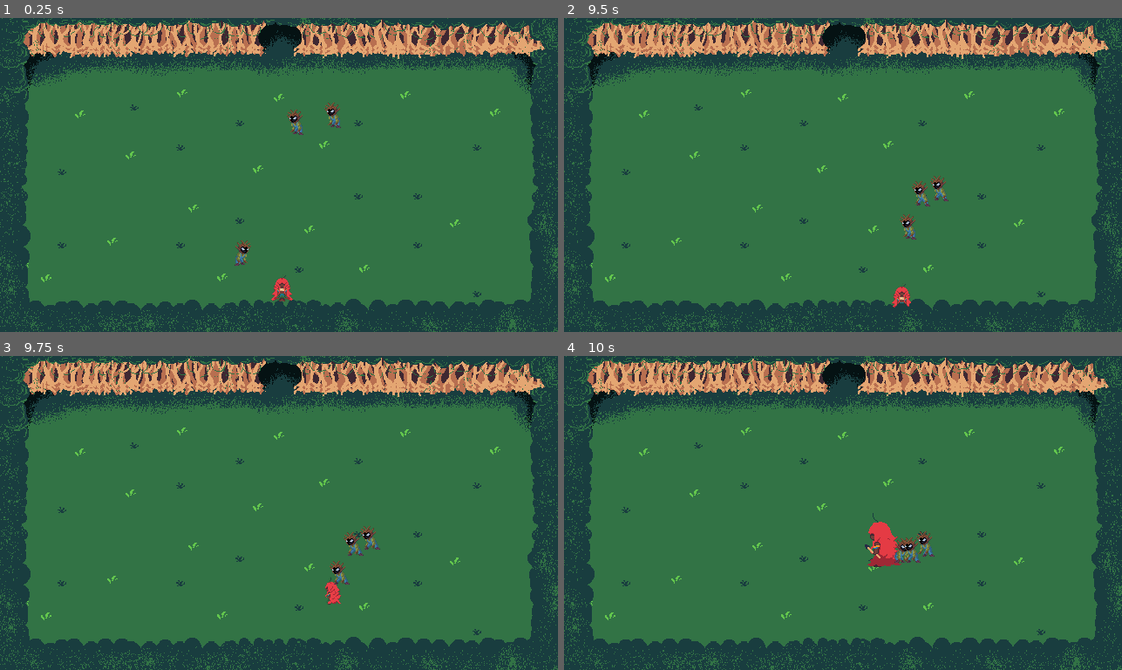
Above: before the commit, frames 1-4 (two rows, left to right).
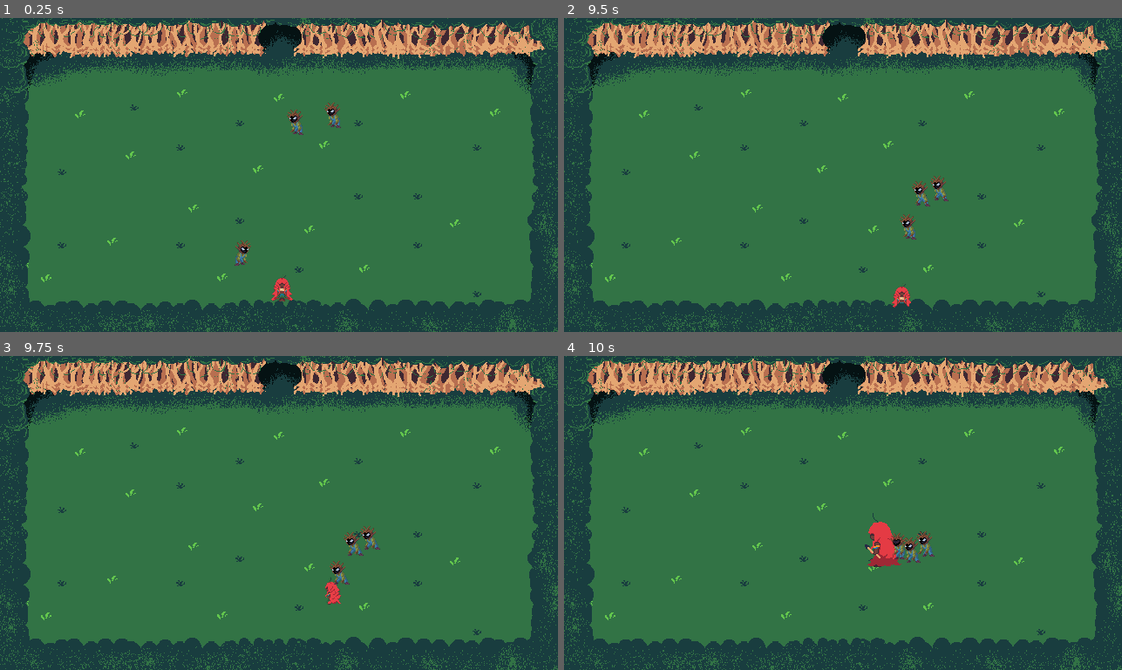
Above: after the commit, the same moments.

Repository: SamuelMTL/AmazonProject
Game: Godot game, scene res://scenes/Dungeons/dungeon.tscn
The game is run twice, just before and just after one commit, with the same random seed, the same clock (stepped at 60 frames per second) and the same inputs. This scene is started directly instead of the project's main scene. Sound files missing from this copy of the repository are replaced by a short silence.
Inputs (mouse positions are in pixels of both pictures, inside the frame that each line leads up to):
- Up to frame 1 (0.25 s): no input
- Up to frame 2 (9.5 s): move the mouse to (965, 159) at 0.52 s; hold Right (ui_right) 0.53-1.28 s; click (965, 159) at 0.6 s; move the mouse to (731, 190) at 1.27 s; hold Down (ui_down) 1.28-2.03 s; tap R (BoitataPower) at 1.35 s; click (731, 190) at 1.55 s; move the mouse to (898, 105) at 2.02 s; hold Right (ui_right) 2.03-2.78 s; tap Q (CurupiraPower) at 2.1 s; click (898, 105) at 2.3 s; move the mouse to (815, 237) at 2.77 s; hold Up (ui_up) 2.78-3.53 s; tap H (Habilidades) at 2.85 s; click (815, 237) at 3.05 s; move the mouse to (1010, 222) at 3.52 s; hold Left (ui_left) 3.53-5.03 s; tap E (IaraPower) at 3.6 s; click (1010, 222) at 3.8 s; move the mouse to (675, 127) at 4.27 s; click (675, 127) at 4.35 s; move the mouse to (870, 175) at 5.02 s; hold Down (ui_down) 5.03-5.78 s; tap Space (dash) at 5.1 s; click (870, 175) at 5.3 s; move the mouse to (759, 96) at 5.77 s; hold Right (ui_right) 5.78-6.53 s; tap 3 (equip_boleadeira) at 5.85 s; click (759, 96) at 6.05 s; move the mouse to (965, 159) at 6.52 s; hold Up (ui_up) 6.53-7.28 s; tap 2 (equip_lanca) at 6.6 s; click (965, 159) at 6.8 s; move the mouse to (731, 190) at 7.27 s; hold Right (ui_right) 7.28-8.03 s; tap 1 (equip_tacape) at 7.35 s; click (731, 190) at 7.55 s; move the mouse to (898, 105) at 8.02 s; hold Down (ui_down) 8.03-8.78 s; tap 4 (equip_zarabatana) at 8.1 s; click (898, 105) at 8.3 s; move the mouse to (815, 237) at 8.77 s; hold Left (ui_left) from 8.78 s (still down); click (815, 237) at 8.85 s
- Up to frame 3 (9.75 s): move the mouse to (446, 560) at 9.52 s; release Left (ui_left) at 9.53 s; hold Up (ui_up) from 9.53 s (still down); tap R (BoitataPower) at 9.6 s
- Up to frame 4 (10 s): keep holding Up (ui_up); click (1010, 560) at 9.8 s

Frames 1-3 are identical in both runs. In frame 4, 0.2% of the frame differs, in the area x 58-62%, y 56-66%.

Commit message:
animacao de morte adicionada

Diff:
--- a/amazonproject/inimigoteste.gd
+++ b/amazonproject/inimigoteste.gd
@@ -17,6 +17,11 @@
 
 var player_in_range: Node2D = null
 var attack_delay := 0.2
+
+var is_taking_damage: bool = false
+var last_direction := "right"  # usado para idle e damage
+
+var is_dying: bool = false
 
 signal died(room_id)
 
@@ -47,6 +52,12 @@
 						"morrendo": {
 							"right": "EspantalhoMorrendoDireita",
 							"left": "EspantalhoMorrendoEsquerda"
+						},
+						"damage": {
+							"down": "EspantalhoSofrendoDireita",
+							"up": "EspantalhoSofrendoDireita",
+							"left": "EspantalhoSofrendoEsquerda",
+							"right": "EspantalhoSofrendoDireita"
 						}
 
 					},
@@ -59,6 +70,9 @@
 	print("Enemy ready: ", self)
 
 func _physics_process(delta: float) -> void:
+	if is_dying:
+		return
+
 	if knockback_time > 0:
 		position += knockback_velocity * delta
 		knockback_time -= delta
@@ -83,14 +97,37 @@
 	knockback_time = 0.05
 
 func take_damage(amount: int):
+	if is_dying:
+		return
+	if is_taking_damage:
+		return  # evita tocar dano duas vezes ao mesmo tempo
+
+	is_taking_damage = true
 	current_health -= amount
+
+	# Determina direção atual para tocar a animação de dano
+	var anim = inimigos["espantalho"]["animacoes"]["damage"][last_direction]
+	sprites.play(anim)
+
 	print("enemy hit")
+
+	# Aguarda fim da animação de dano
+	await sprites.animation_finished
+
+	is_taking_damage = false
+
+	# Se morreu durante o hit, não volta pra idle
 	if current_health <= 0:
 		die()
+		return
+
+	# Volta ao idle da ultima direção
+	var idle_anim = inimigos["espantalho"]["animacoes"]["idle"][last_direction]
+	sprites.play(idle_anim)
 
 func attack(body: Node2D):
 	await get_tree().create_timer(0.2).timeout
-	if body.is_in_group("Player") and can_attack == true:
+	if body.is_in_group("Player") and can_attack == true and not is_taking_damage :
 		body.take_damage(10)
 		can_attack = false
 		attack_timer.start()
@@ -102,19 +139,44 @@
 	get_parent().add_child(item_instance)
 
 func die():
+	if is_dying:
+		return
+
+	is_dying = true
+	is_taking_damage = false  # cancela dano se estiver acontecendo
+
+	# Escolhe animação de morte com base na última direção
+	var death_anim = inimigos["espantalho"]["animacoes"]["morrendo"][last_direction]
+	sprites.play(death_anim)
+
+	# Espera a animação terminar antes de liberar
+	await sprites.animation_finished
+
+	# Drop antes de sumir
 	drop_item("espantalho")
+
 	emit_signal("died", room_id)
+	Global.enemy_counter -= 1
+
 	queue_free()
-	Global.enemy_counter -= 1
 
 func choose_sprite(enemy: String, velocity: Vector2):
+	if is_taking_damage:
+		return  # não troca animação durante hit
+
+	# movimento horizontal
 	if velocity.x > 0:
+		last_direction = "right"
 		sprites.play(inimigos[enemy]["animacoes"]["walk"]["right"])
+
 	elif velocity.x < 0:
+		last_direction = "left"
 		sprites.play(inimigos[enemy]["animacoes"]["walk"]["left"])
+
+	# se não tem movimento horizontal → usar idle
 	else:
-		# Mantém idle baseado na última direção
-		sprites.play(inimigos[enemy]["animacoes"]["idle"]["right"])
+		var idle_anim = inimigos[enemy]["animacoes"]["idle"][last_direction]
+		sprites.play(idle_anim)
 
 
 func _on_area_2d_body_entered(body: Node2D) -> void:
--- a/amazonproject/inimigoteste.tscn
+++ b/amazonproject/inimigoteste.tscn
@@ -1,10 +1,11 @@
-[gd_scene load_steps=69 format=3 uid="uid://co41wetd6rgg3"]
+[gd_scene load_steps=84 format=3 uid="uid://co41wetd6rgg3"]
 
 [ext_resource type="Script" path="res://inimigoteste.gd" id="1_wogi4"]
 [ext_resource type="Texture2D" uid="uid://dgebw03f0qna" path="res://assets/Inimigos/Spritesheet do Espantalho da Mata andando.png" id="2_ctxvk"]
 [ext_resource type="Texture2D" uid="uid://uxxxjww83ic6" path="res://assets/Inimigos/Spritesheet do Espantalho da Mata andandoesquerda.png" id="3_yussg"]
 [ext_resource type="Texture2D" uid="uid://osl3h653lrk5" path="res://assets/Inimigos/Spritesheet do Espantalho da Mata em repouso.png" id="4_m8thh"]
 [ext_resource type="Texture2D" uid="uid://djn68ptuagy04" path="res://assets/Inimigos/Spritesheet do Espantalho da Mata morrendo.png" id="5_xl7x2"]
+[ext_resource type="Texture2D" uid="uid://c0mvcbj3fwifa" path="res://assets/dungeon/Espantalho/Espantalho Sofrendo.png" id="6_i137b"]
 
 [sub_resource type="AtlasTexture" id="AtlasTexture_6by0k"]
 atlas = ExtResource("2_ctxvk")
@@ -246,6 +247,62 @@
 atlas = ExtResource("5_xl7x2")
 region = Rect2(532, 40, 38, 40)
 
+[sub_resource type="AtlasTexture" id="AtlasTexture_lqiry"]
+atlas = ExtResource("6_i137b")
+region = Rect2(0, 0, 32, 36)
+
+[sub_resource type="AtlasTexture" id="AtlasTexture_n4bls"]
+atlas = ExtResource("6_i137b")
+region = Rect2(32, 0, 32, 36)
+
+[sub_resource type="AtlasTexture" id="AtlasTexture_4baw0"]
+atlas = ExtResource("6_i137b")
+region = Rect2(64, 0, 32, 36)
+
+[sub_resource type="AtlasTexture" id="AtlasTexture_vnjob"]
+atlas = ExtResource("6_i137b")
+region = Rect2(96, 0, 32, 36)
+
+[sub_resource type="AtlasTexture" id="AtlasTexture_378li"]
+atlas = ExtResource("6_i137b")
+region = Rect2(128, 0, 32, 36)
+
+[sub_resource type="AtlasTexture" id="AtlasTexture_xjvew"]
+atlas = ExtResource("6_i137b")
+region = Rect2(160, 0, 32, 36)
+
+[sub_resource type="AtlasTexture" id="AtlasTexture_aeeu7"]
+atlas = ExtResource("6_i137b")
+region = Rect2(192, 0, 32, 36)
+
+[sub_resource type="AtlasTexture" id="AtlasTexture_0ltmp"]
+atlas = ExtResource("6_i137b")
+region = Rect2(224, 0, 32, 36)
+
+[sub_resource type="AtlasTexture" id="AtlasTexture_mix3v"]
+atlas = ExtResource("6_i137b")
+region = Rect2(256, 0, 32, 36)
+
+[sub_resource type="AtlasTexture" id="AtlasTexture_qc20r"]
+atlas = ExtResource("6_i137b")
+region = Rect2(288, 0, 32, 36)
+
+[sub_resource type="AtlasTexture" id="AtlasTexture_gjv2a"]
+atlas = ExtResource("6_i137b")
+region = Rect2(320, 0, 32, 36)
+
+[sub_resource type="AtlasTexture" id="AtlasTexture_qsoyk"]
+atlas = ExtResource("6_i137b")
+region = Rect2(352, 0, 32, 36)
+
+[sub_resource type="AtlasTexture" id="AtlasTexture_2wfvw"]
+atlas = ExtResource("6_i137b")
+region = Rect2(384, 0, 32, 36)
+
+[sub_resource type="AtlasTexture" id="AtlasTexture_rgfm2"]
+atlas = ExtResource("6_i137b")
+region = Rect2(416, 0, 32, 36)
+
 [sub_resource type="SpriteFrames" id="SpriteFrames_f1ifu"]
 animations = [{
 "frames": [{
@@ -419,7 +476,7 @@
 "duration": 1.0,
 "texture": SubResource("AtlasTexture_7hdu2")
 }],
-"loop": true,
+"loop": false,
 "name": &"EspantalhoMorrendoDireita",
 "speed": 5.0
 }, {
@@ -469,8 +526,60 @@
 "duration": 1.0,
 "texture": SubResource("AtlasTexture_ax2fs")
 }],
-"loop": true,
+"loop": false,
 "name": &"EspantalhoMorrendoEsquerda",
+"speed": 5.0
+}, {
+"frames": [{
+"duration": 0.7,
+"texture": SubResource("AtlasTexture_lqiry")
+}, {
+"duration": 0.7,
+"texture": SubResource("AtlasTexture_n4bls")
+}, {
+"duration": 0.7,
+"texture": SubResource("AtlasTexture_4baw0")
+}, {
+"duration": 0.7,
+"texture": SubResource("AtlasTexture_vnjob")
+}, {
+"duration": 0.7,
+"texture": SubResource("AtlasTexture_378li")
+}, {
+"duration": 0.7,
+"texture": SubResource("AtlasTexture_xjvew")
+}, {
+"duration": 0.7,
+"texture": SubResource("AtlasTexture_aeeu7")
+}],
+"loop": false,
+"name": &"EspantalhoSofrendoDireita",
+"speed": 5.0
+}, {
+"frames": [{
+"duration": 0.7,
+"texture": SubResource("AtlasTexture_0ltmp")
+}, {
+"duration": 0.7,
+"texture": SubResource("AtlasTexture_mix3v")
+}, {
+"duration": 0.7,
+"texture": SubResource("AtlasTexture_qc20r")
+}, {
+"duration": 0.7,
+"texture": SubResource("AtlasTexture_gjv2a")
+}, {
+"duration": 0.7,
+"texture": SubResource("AtlasTexture_qsoyk")
+}, {
+"duration": 0.7,
+"texture": SubResource("AtlasTexture_2wfvw")
+}, {
+"duration": 0.7,
+"texture": SubResource("AtlasTexture_rgfm2")
+}],
+"loop": false,
+"name": &"EspantalhoSofrendoEsquerda",
 "speed": 5.0
 }]
 
@@ -486,7 +595,7 @@
 
 [node name="Sprite2D" type="AnimatedSprite2D" parent="."]
 sprite_frames = SubResource("SpriteFrames_f1ifu")
-animation = &"EspantalhoAndandoDireita"
+animation = &"EspantalhoMorrendoEsquerda"
 
 [node name="CollisionShape2D" type="CollisionShape2D" parent="."]
 position = Vector2(1, 7)
Binary file added: amazonproject/assets/dungeon/Espantalho/Espantalho Ataque 1.png
Not shown, added: amazonproject/assets/dungeon/Espantalho/Espantalho Ataque 1.png.import
Binary file added: amazonproject/assets/dungeon/Espantalho/Espantalho Ataque 2.png
Not shown, added: amazonproject/assets/dungeon/Espantalho/Espantalho Ataque 2.png.import
Binary file added: amazonproject/assets/dungeon/Espantalho/Espantalho Sofrendo.png
Not shown, added: amazonproject/assets/dungeon/Espantalho/Espantalho Sofrendo.png.import
Binary file added: amazonproject/assets/dungeon/Espantalho/Espantalho morrendo.png
Not shown, added: amazonproject/assets/dungeon/Espantalho/Espantalho morrendo.png.import
Not shown, changed: amazonproject/assets/dungeon/.DS_Store
